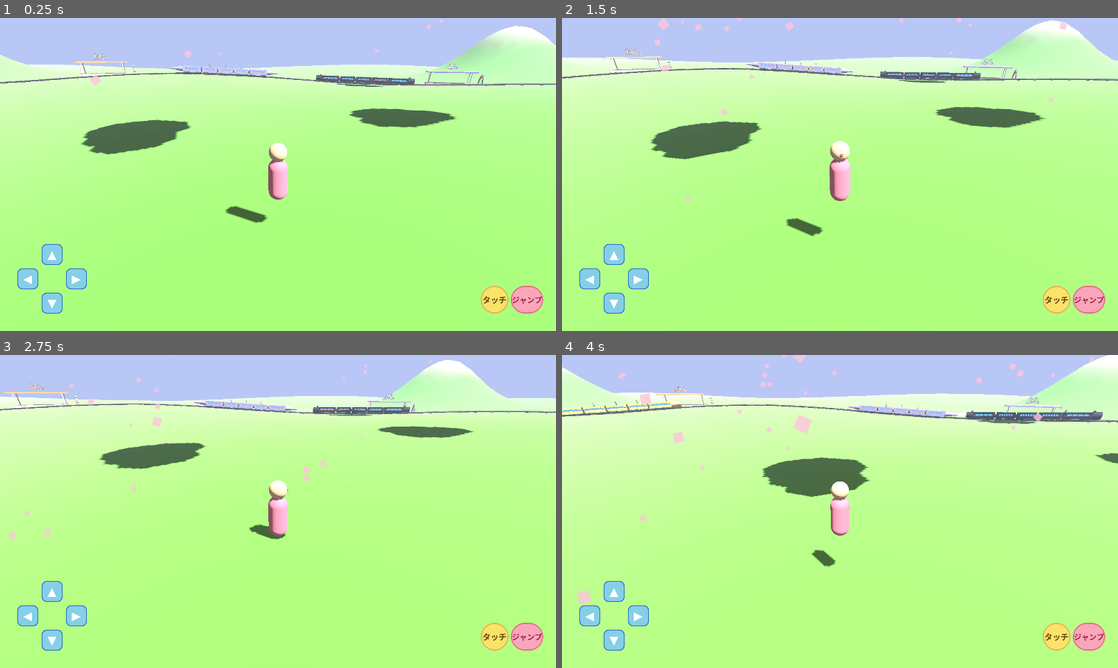
Above: before the commit, frames 1-4 (two rows, left to right).
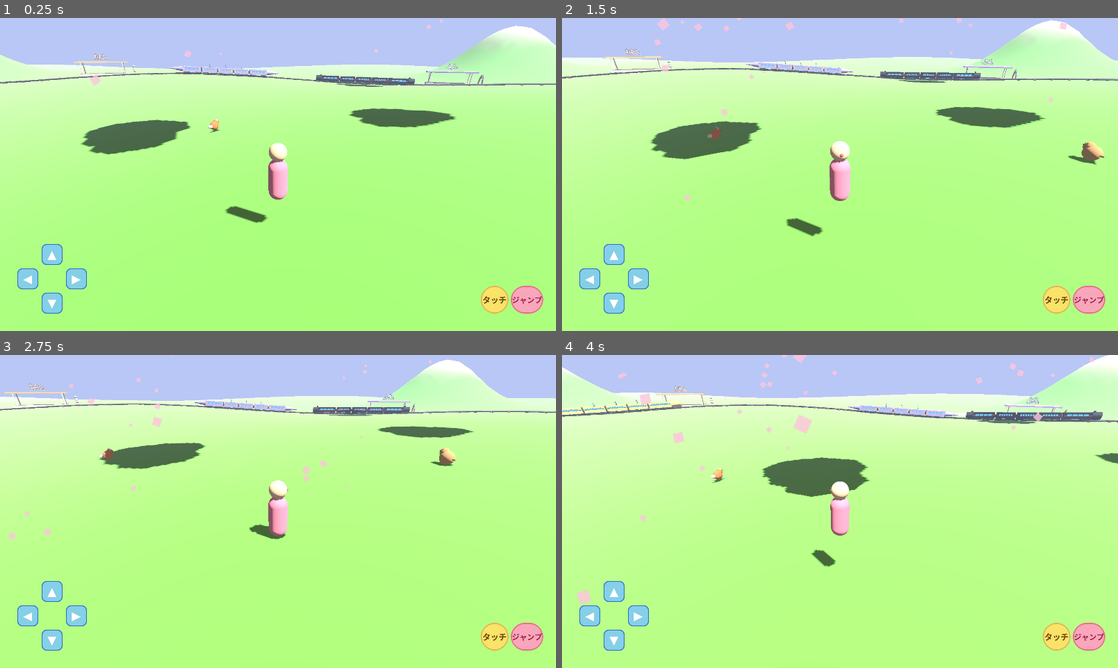
Above: after the commit, the same moments.

Repository: fanxingjudao-boop/shinkansen-world-godot
Game: Godot game, scene res://scenes/Main.tscn
Two runs of this game, one before a commit and one after it. Both use one fixed random seed, a clock stepped at 60 frames per second and the inputs below.
Inputs:
- Up to frame 1 (0.25 s): no input
- Up to frame 2 (1.5 s): tap Enter at 0.5 s; hold D (move_right) 0.53-1.28 s; tap E (interact) at 0.6, 1.35 s; tap Space (jump) at 0.77 s; hold S (move_back) from 1.28 s (still down)
- Up to frame 3 (2.75 s): tap Space (jump) at 1.52 s; release S (move_back) at 2.03 s; hold D (move_right) from 2.03 s (still down); tap Enter at 2.1 s; tap E (interact) at 2.3 s
- Up to frame 4 (4 s): release D (move_right) at 2.78 s; hold W (move_forward) 2.78-3.53 s; tap E (interact) at 2.85, 3.6 s; tap Space (jump) at 3.02, 3.77 s; hold A (move_left) from 3.53 s (still down)

The runs differ from the first frame. In frame 1, less than 0.1% of the frame differs, in the area x 37-40%, y 32-37%; in frame 2, 0.3%, in the area x 26-98%, y 34-47%; in frame 3, 0.2%; in frame 4, less than 0.1%.

Commit message:
Phase 3-2: 動物(8種)がふらふら歩く + 近づくとなかよし
- animal_data.gd / animal.gd / Animal.tscn 新規(8種の見た目をスクリプト生成)
- 簡易ステートマシンでホーム周辺をぴょこぴょこ歩行・地形追従
- animal_manager.gd: プレイヤー近接で自動なかよし→喜びジャンプ+HUD通知
- interact 不使用で乗車と競合しない。signal befriended は図鑑/カウンターの布石

Co-Authored-By: Claude Opus 4.8 (1M context) <noreply@anthropic.com>

Diff:
--- /dev/null
+++ b/resources/animal_data/buta.tres
@@ -0,0 +1,13 @@
+[gd_resource type="Resource" script_class="AnimalData" load_steps=2 format=3 uid="uid://banidata00008"]
+
+[ext_resource type="Script" path="res://scripts/entities/animal_data.gd" id="1_ad"]
+
+[resource]
+script = ExtResource("1_ad")
+display_name = "ぶた"
+slug = "buta"
+species = "pig"
+body_color = Color(1.0, 0.75, 0.8, 1)
+accent_color = Color(1.0, 0.62, 0.7, 1)
+belly_color = Color(1.0, 0.85, 0.88, 1)
+scale_factor = 1.0
--- /dev/null
+++ b/resources/animal_data/inu.tres
@@ -0,0 +1,13 @@
+[gd_resource type="Resource" script_class="AnimalData" load_steps=2 format=3 uid="uid://banidata00006"]
+
+[ext_resource type="Script" path="res://scripts/entities/animal_data.gd" id="1_ad"]
+
+[resource]
+script = ExtResource("1_ad")
+display_name = "いぬ"
+slug = "inu"
+species = "dog"
+body_color = Color(0.85, 0.68, 0.45, 1)
+accent_color = Color(0.6, 0.45, 0.28, 1)
+belly_color = Color(0.95, 0.88, 0.75, 1)
+scale_factor = 0.95
--- /dev/null
+++ b/resources/animal_data/kitsune.tres
@@ -0,0 +1,13 @@
+[gd_resource type="Resource" script_class="AnimalData" load_steps=2 format=3 uid="uid://banidata00003"]
+
+[ext_resource type="Script" path="res://scripts/entities/animal_data.gd" id="1_ad"]
+
+[resource]
+script = ExtResource("1_ad")
+display_name = "きつね"
+slug = "kitsune"
+species = "fox"
+body_color = Color(0.95, 0.55, 0.25, 1)
+accent_color = Color(1.0, 0.95, 0.9, 1)
+belly_color = Color(1.0, 0.97, 0.94, 1)
+scale_factor = 0.95
--- /dev/null
+++ b/resources/animal_data/kuma.tres
@@ -0,0 +1,13 @@
+[gd_resource type="Resource" script_class="AnimalData" load_steps=2 format=3 uid="uid://banidata00002"]
+
+[ext_resource type="Script" path="res://scripts/entities/animal_data.gd" id="1_ad"]
+
+[resource]
+script = ExtResource("1_ad")
+display_name = "くま"
+slug = "kuma"
+species = "bear"
+body_color = Color(0.65, 0.45, 0.3, 1)
+accent_color = Color(0.5, 0.34, 0.22, 1)
+belly_color = Color(0.82, 0.68, 0.52, 1)
+scale_factor = 1.25
--- /dev/null
+++ b/resources/animal_data/neko.tres
@@ -0,0 +1,13 @@
+[gd_resource type="Resource" script_class="AnimalData" load_steps=2 format=3 uid="uid://banidata00004"]
+
+[ext_resource type="Script" path="res://scripts/entities/animal_data.gd" id="1_ad"]
+
+[resource]
+script = ExtResource("1_ad")
+display_name = "ねこ"
+slug = "neko"
+species = "cat"
+body_color = Color(0.7, 0.7, 0.74, 1)
+accent_color = Color(0.55, 0.55, 0.6, 1)
+belly_color = Color(0.95, 0.95, 0.97, 1)
+scale_factor = 0.8
--- /dev/null
+++ b/resources/animal_data/panda.tres
@@ -0,0 +1,13 @@
+[gd_resource type="Resource" script_class="AnimalData" load_steps=2 format=3 uid="uid://banidata00005"]
+
+[ext_resource type="Script" path="res://scripts/entities/animal_data.gd" id="1_ad"]
+
+[resource]
+script = ExtResource("1_ad")
+display_name = "ぱんだ"
+slug = "panda"
+species = "panda"
+body_color = Color(0.97, 0.97, 0.97, 1)
+accent_color = Color(0.15, 0.15, 0.17, 1)
+belly_color = Color(1.0, 1.0, 1.0, 1)
+scale_factor = 1.1
--- /dev/null
+++ b/resources/animal_data/penguin.tres
@@ -0,0 +1,13 @@
+[gd_resource type="Resource" script_class="AnimalData" load_steps=2 format=3 uid="uid://banidata00007"]
+
+[ext_resource type="Script" path="res://scripts/entities/animal_data.gd" id="1_ad"]
+
+[resource]
+script = ExtResource("1_ad")
+display_name = "ぺんぎん"
+slug = "penguin"
+species = "penguin"
+body_color = Color(0.18, 0.2, 0.26, 1)
+accent_color = Color(1.0, 0.7, 0.2, 1)
+belly_color = Color(0.97, 0.97, 0.98, 1)
+scale_factor = 0.9
--- /dev/null
+++ b/resources/animal_data/usagi.tres
@@ -0,0 +1,13 @@
+[gd_resource type="Resource" script_class="AnimalData" load_steps=2 format=3 uid="uid://banidata00001"]
+
+[ext_resource type="Script" path="res://scripts/entities/animal_data.gd" id="1_ad"]
+
+[resource]
+script = ExtResource("1_ad")
+display_name = "うさぎ"
+slug = "usagi"
+species = "rabbit"
+body_color = Color(0.98, 0.95, 0.96, 1)
+accent_color = Color(1.0, 0.85, 0.88, 1)
+belly_color = Color(1.0, 1.0, 1.0, 1)
+scale_factor = 0.85
--- a/scenes/Main.tscn
+++ b/scenes/Main.tscn
@@ -28,6 +28,16 @@
 [ext_resource type="Resource" path="res://resources/station_data/yama.tres" id="26_yama"]
 [ext_resource type="Resource" path="res://resources/station_data/okashi.tres" id="27_okashi"]
 [ext_resource type="Resource" path="res://resources/station_data/niji.tres" id="28_niji"]
+[ext_resource type="PackedScene" path="res://scenes/entities/Animal.tscn" id="29_animal"]
+[ext_resource type="Script" path="res://scripts/world/animal_manager.gd" id="29b_animgr"]
+[ext_resource type="Resource" path="res://resources/animal_data/usagi.tres" id="30_usagi"]
+[ext_resource type="Resource" path="res://resources/animal_data/kuma.tres" id="31_kuma"]
+[ext_resource type="Resource" path="res://resources/animal_data/kitsune.tres" id="32_kitsune"]
+[ext_resource type="Resource" path="res://resources/animal_data/neko.tres" id="33_neko"]
+[ext_resource type="Resource" path="res://resources/animal_data/panda.tres" id="34_panda"]
+[ext_resource type="Resource" path="res://resources/animal_data/inu.tres" id="35_inu"]
+[ext_resource type="Resource" path="res://resources/animal_data/penguin.tres" id="36_penguin"]
+[ext_resource type="Resource" path="res://resources/animal_data/buta.tres" id="37_buta"]
 
 [sub_resource type="Environment" id="Environment_main"]
 background_mode = 1
@@ -120,6 +130,43 @@
 [node name="Niji" parent="Stations" instance=ExtResource("22_station")]
 station_data = ExtResource("28_niji")
 
+[node name="Animals" type="Node3D" parent="."]
+script = ExtResource("29b_animgr")
+player_path = NodePath("../Player")
+hud_path = NodePath("../UI/TouchHUD")
+
+[node name="Usagi" parent="Animals" instance=ExtResource("29_animal")]
+transform = Transform3D(1, 0, 0, 0, 1, 0, 0, 0, 1, 8, 5, 12)
+animal_data = ExtResource("30_usagi")
+
+[node name="Kuma" parent="Animals" instance=ExtResource("29_animal")]
+transform = Transform3D(1, 0, 0, 0, 1, 0, 0, 0, 1, -30, 5, -10)
+animal_data = ExtResource("31_kuma")
+
+[node name="Kitsune" parent="Animals" instance=ExtResource("29_animal")]
+transform = Transform3D(1, 0, 0, 0, 1, 0, 0, 0, 1, -6, 5, -16)
+animal_data = ExtResource("32_kitsune")
+
+[node name="Neko" parent="Animals" instance=ExtResource("29_animal")]
+transform = Transform3D(1, 0, 0, 0, 1, 0, 0, 0, 1, -12, 5, 8)
+animal_data = ExtResource("33_neko")
+
+[node name="Panda" parent="Animals" instance=ExtResource("29_animal")]
+transform = Transform3D(1, 0, 0, 0, 1, 0, 0, 0, 1, -24, 5, 22)
+animal_data = ExtResource("34_panda")
+
+[node name="Inu" parent="Animals" instance=ExtResource("29_animal")]
+transform = Transform3D(1, 0, 0, 0, 1, 0, 0, 0, 1, 18, 5, -6)
+animal_data = ExtResource("35_inu")
+
+[node name="Penguin" parent="Animals" instance=ExtResource("29_animal")]
+transform = Transform3D(1, 0, 0, 0, 1, 0, 0, 0, 1, 12, 5, 32)
+animal_data = ExtResource("36_penguin")
+
+[node name="Buta" parent="Animals" instance=ExtResource("29_animal")]
+transform = Transform3D(1, 0, 0, 0, 1, 0, 0, 0, 1, 28, 5, 18)
+animal_data = ExtResource("37_buta")
+
 [node name="Clouds" parent="." instance=ExtResource("8_clouds")]
 
 [node name="Stars" parent="." instance=ExtResource("9_stars")]
--- /dev/null
+++ b/scenes/entities/Animal.tscn
@@ -0,0 +1,6 @@
+[gd_scene format=3 uid="uid://banimal000001"]
+
+[ext_resource type="Script" path="res://scripts/entities/animal.gd" id="1_animal"]
+
+[node name="Animal" type="Node3D"]
+script = ExtResource("1_animal")
--- a/scripts/dev/auto_capture.gd
+++ b/scripts/dev/auto_capture.gd
@@ -10,8 +10,8 @@
 # 視点モード:
 #   PLAYER / BIRD / SIDE
 
-enum ViewMode { PLAYER, BIRD, SIDE, LAKE, TRAIN_CLOSE, STATION }
-enum CaptureMode { SINGLE, FOUR_TIMES, AUTO_RIDE }
+enum ViewMode { PLAYER, BIRD, SIDE, LAKE, TRAIN_CLOSE, STATION, ANIMAL }
+enum CaptureMode { SINGLE, FOUR_TIMES, AUTO_RIDE, AUTO_BEFRIEND }
 
 const DELAY_SEC: float = 2.0
 const VIEW: ViewMode = ViewMode.PLAYER
@@ -33,7 +33,24 @@
 			await _capture_four_times()
 		CaptureMode.AUTO_RIDE:
 			await _capture_ride()
+		CaptureMode.AUTO_BEFRIEND:
+			await _capture_befriend()
 	get_tree().quit()
+
+
+# なかよし検証: プレイヤーをうさぎの隣にテレポートし、AnimalManager の
+# 近接検知 → なかよし成立 → HUD 通知 を撮る。
+func _capture_befriend() -> void:
+	var player := get_tree().root.find_child("Player", true, false) as Node3D
+	var usagi := get_tree().root.find_child("Usagi", true, false) as Node3D
+	if player == null or usagi == null:
+		print("[AutoCapture] Player/Usagi not found, falling back to single")
+		await _save_screenshot(SCREENSHOT_PATH)
+		return
+	player.global_position = usagi.global_position + Vector3(2.0, 0.0, 0.0)
+	await get_tree().process_frame  # AnimalManager が近接検知して befriend
+	await get_tree().create_timer(0.4).timeout  # 通知のフェードイン + 喜びジャンプ
+	await _save_screenshot("user://screenshot_befriend.png")
 
 
 # 乗車システムの検証: 本物の RideController._do_board / _do_alight を呼んで
@@ -119,4 +136,9 @@
 		cam.global_position = Vector3(116, 8, 15)
 		cam.look_at(Vector3(104, 3, 2))
 		cam.fov = 58.0
+	elif VIEW == ViewMode.ANIMAL:
+		# うさぎ(home 8,12 付近)に寄って造形を確認
+		cam.global_position = Vector3(12, 3.5, 3)
+		cam.look_at(Vector3(7, 1.2, 13))
+		cam.fov = 50.0
 	print("[AutoCapture] debug camera applied: ", VIEW, " pos=", cam.global_position)
--- /dev/null
+++ b/scripts/entities/animal.gd
@@ -0,0 +1,285 @@
+extends Node3D
+
+# 動物 NPC。animal_data に応じて見た目を組み立て、ホーム周辺をふらふら歩き回る。
+# - 見た目は species ごとにスクリプト生成(体+頭+目+耳/鼻/しっぽ)。丸っこいデフォルメ
+# - 簡易ステートマシン(IDLE ⇄ WALK)でホーム半径内をぴょこぴょこ移動
+# - 地形高さに追従(衝突なし=子供向けにすり抜けOK)
+# - なかよし(タッチ)は competition 調停が要るため別ステップ。今は歩くだけ
+
+const AnimalData = preload("res://scripts/entities/animal_data.gd")
+const TerrainHeight = preload("res://scripts/world/terrain_height.gd")
+
+@export var animal_data: AnimalData
+
+const SPEED: float = 1.4
+const WANDER_RADIUS: float = 8.0
+const TURN_SPEED: float = 5.0
+const BOUNCE_AMP: float = 0.12
+const BOUNCE_FREQ: float = 8.0
+
+enum St { IDLE, WALK }
+
+var _state: int = St.IDLE
+var _state_timer: float = 0.0
+var _heading: float = 0.0          # 進行方向(yaw, ラジアン)
+var _home: Vector2 = Vector2.ZERO
+var _visual: Node3D
+var _bounce_phase: float = 0.0
+var _base_visual_y: float = 0.0
+var _befriended: bool = false
+var _celebrating: bool = false
+
+
+func _ready() -> void:
+	if animal_data == null:
+		push_warning("[Animal] animal_data が未設定")
+		return
+	_home = Vector2(global_position.x, global_position.z)
+	_visual = Node3D.new()
+	add_child(_visual)
+	_visual.scale = Vector3.ONE * animal_data.scale_factor
+	_build_visual()
+	_base_visual_y = 0.0
+	_settle_y()
+	_pick_new_state()
+
+
+func _process(delta: float) -> void:
+	if animal_data == null:
+		return
+	if _celebrating:
+		return  # なかよしの喜びジャンプ中は移動・バウンスを止める
+	_state_timer -= delta
+	if _state_timer <= 0.0:
+		_pick_new_state()
+
+	if _state == St.WALK:
+		var dir := Vector3(sin(_heading), 0.0, cos(_heading))
+		var next := global_position + dir * SPEED * delta
+		# ホームから離れすぎたら向きをホームへ寄せる
+		var from_home := Vector2(next.x, next.z) - _home
+		if from_home.length() > WANDER_RADIUS:
+			_heading = atan2(_home.x - global_position.x, _home.y - global_position.z)
+		global_position.x = next.x
+		global_position.z = next.z
+		_settle_y()
+		# 進行方向へ滑らかに向く
+		rotation.y = lerp_angle(rotation.y, _heading, TURN_SPEED * delta)
+		# ぴょこぴょこ
+		_bounce_phase += delta * BOUNCE_FREQ
+		_visual.position.y = _base_visual_y + abs(sin(_bounce_phase)) * BOUNCE_AMP
+	else:
+		_visual.position.y = lerp(_visual.position.y, _base_visual_y, clamp(8.0 * delta, 0.0, 1.0))
+
+
+# === なかよし(AnimalManager から呼ばれる) ===
+
+func is_befriended() -> bool:
+	return _befriended
+
+func get_display_name() -> String:
+	return animal_data.display_name if animal_data else ""
+
+# なかよし成立: 立ち止まってぴょんと喜ぶ
+func befriend() -> void:
+	if _befriended:
+		return
+	_befriended = true
+	_state = St.IDLE
+	_celebrating = true
+	var tw := create_tween()
+	tw.tween_property(_visual, "position:y", _base_visual_y + 0.7, 0.22) \
+		.set_trans(Tween.TRANS_BACK).set_ease(Tween.EASE_OUT)
+	tw.tween_property(_visual, "position:y", _base_visual_y, 0.32) \
+		.set_trans(Tween.TRANS_BOUNCE).set_ease(Tween.EASE_OUT)
+	tw.tween_callback(func() -> void: _celebrating = false)
+
+
+# === AI(ロジック層に近い簡易ステートマシン) ===
+
+func _pick_new_state() -> void:
+	if _state == St.WALK:
+		_state = St.IDLE
+		_state_timer = randf_range(1.0, 2.5)
+	else:
+		_state = St.WALK
+		_state_timer = randf_range(1.5, 3.5)
+		_heading = randf_range(0.0, TAU)
+
+
+func _settle_y() -> void:
+	global_position.y = TerrainHeight.compute_height(global_position.x, global_position.z)
+
+
+# === 見た目構築(Godot 操作層) ===
+
+func _build_visual() -> void:
+	var body_c := animal_data.body_color
+	var accent_c := animal_data.accent_color
+	var belly_c := animal_data.belly_color
+
+	# 体(少し縦長の球)
+	var body := _ball(0.42, body_c, 0.85)
+	body.scale = Vector3(1.0, 1.05, 1.15)
+	body.position = Vector3(0, 0.42, 0)
+	_visual.add_child(body)
+
+	# おなか(前面の明るい色)
+	var belly := _ball(0.3, belly_c, 0.85)
+	belly.scale = Vector3(0.9, 1.0, 0.7)
+	belly.position = Vector3(0, 0.38, -0.22)
+	_visual.add_child(belly)
+
+	# 頭(前上)
+	var head_y := 0.72
+	var head_z := -0.28
+	var head := _ball(0.3, body_c, 0.85)
+	head.position = Vector3(0, head_y, head_z)
+	_visual.add_child(head)
+
+	# 目(共通)
+	for sx in [-1.0, 1.0]:
+		var eye := _ball(0.055, Color(0.08, 0.06, 0.05), 0.4, true)
+		eye.position = Vector3(sx * 0.12, head_y + 0.05, head_z - 0.24)
+		_visual.add_child(eye)
+
+	_build_species_parts(head_y, head_z, accent_c, body_c, belly_c)
+
+
+func _build_species_parts(head_y: float, head_z: float, accent_c: Color, body_c: Color, belly_c: Color) -> void:
+	match animal_data.species:
+		"rabbit":
+			for sx in [-1.0, 1.0]:
+				var ear := _box(Vector3(0.1, 0.42, 0.06), accent_c)
+				ear.position = Vector3(sx * 0.12, head_y + 0.42, head_z + 0.02)
+				ear.rotate_x(-0.2)
+				_visual.add_child(ear)
+			_add_tail(_ball(0.16, accent_c, 0.9))
+		"bear":
+			for sx in [-1.0, 1.0]:
+				var ear := _ball(0.13, body_c, 0.85)
+				ear.position = Vector3(sx * 0.2, head_y + 0.26, head_z)
+				_visual.add_child(ear)
+			_add_nose(head_y, head_z, Color(0.2, 0.13, 0.1))
+		"fox":
+			for sx in [-1.0, 1.0]:
+				var ear := _cone(0.1, 0.3, accent_c)
+				ear.position = Vector3(sx * 0.16, head_y + 0.28, head_z)
+				_visual.add_child(ear)
+			var tail := _ball(0.2, accent_c, 0.9)
+			tail.scale = Vector3(0.9, 0.9, 1.6)
+			_add_tail(tail)
+		"cat":
+			for sx in [-1.0, 1.0]:
+				var ear := _cone(0.09, 0.2, body_c)
+				ear.position = Vector3(sx * 0.15, head_y + 0.24, head_z)
+				_visual.add_child(ear)
+			var tail := _box(Vector3(0.08, 0.08, 0.5), body_c)
+			tail.position = Vector3(0, 0.5, 0.45)
+			tail.rotate_x(-0.6)
+			_visual.add_child(tail)
+		"panda":
+			for sx in [-1.0, 1.0]:
+				var ear := _ball(0.12, accent_c, 0.85)
+				ear.position = Vector3(sx * 0.2, head_y + 0.26, head_z)
+				_visual.add_child(ear)
+			# 目の周りの黒(パッチ)
+			for sx in [-1.0, 1.0]:
+				var patch := _ball(0.1, accent_c, 0.7)
+				patch.scale = Vector3(0.9, 1.2, 0.5)
+				patch.position = Vector3(sx * 0.12, head_y + 0.04, head_z - 0.2)
+				_visual.add_child(patch)
+		"dog":
+			for sx in [-1.0, 1.0]:
+				var ear := _box(Vector3(0.09, 0.26, 0.05), accent_c)
+				ear.position = Vector3(sx * 0.22, head_y + 0.1, head_z)
+				ear.rotate_z(sx * 0.3)
+				_visual.add_child(ear)
+			_add_nose(head_y, head_z, Color(0.15, 0.1, 0.08))
+			_add_tail(_box(Vector3(0.08, 0.08, 0.34), body_c))
+		"penguin":
+			# くちばし
+			var beak := _cone(0.08, 0.18, Color(1.0, 0.7, 0.2))
+			beak.position = Vector3(0, head_y, head_z - 0.28)
+			beak.rotate_x(PI * 0.5)
+			_visual.add_child(beak)
+			# 羽(両脇)
+			for sx in [-1.0, 1.0]:
+				var wing := _box(Vector3(0.08, 0.34, 0.18), body_c)
+				wing.position = Vector3(sx * 0.42, 0.42, 0)
+				wing.rotate_z(sx * 0.25)
+				_visual.add_child(wing)
+		"pig":
+			for sx in [-1.0, 1.0]:
+				var ear := _cone(0.08, 0.16, accent_c)
+				ear.position = Vector3(sx * 0.16, head_y + 0.24, head_z + 0.05)
+				ear.rotate_x(0.3)
+				_visual.add_child(ear)
+			# 丸い鼻
+			var snout := _cyl(0.12, 0.1, accent_c)
+			snout.position = Vector3(0, head_y, head_z - 0.28)
+			snout.rotate_x(PI * 0.5)
+			_visual.add_child(snout)
+			# くるんとした尾
+			_add_tail(_ball(0.1, accent_c, 0.85))
+		_:
+			pass
+
+
+func _add_tail(tail: MeshInstance3D) -> void:
+	tail.position = Vector3(0, 0.42, 0.5)
+	_visual.add_child(tail)
+
+
+func _add_nose(head_y: float, head_z: float, c: Color) -> void:
+	var nose := _ball(0.07, c, 0.5)
+	nose.position = Vector3(0, head_y - 0.02, head_z - 0.26)
+	_visual.add_child(nose)
+
+
+# === メッシュヘルパー ===
+
+func _ball(radius: float, color: Color, rough: float, unshaded: bool = false) -> MeshInstance3D:
+	var s := SphereMesh.new()
+	s.radius = radius
+	s.height = radius * 2.0
+	s.radial_segments = 12
+	s.rings = 8
+	return _mi(s, color, rough, unshaded)
+
+
+func _box(size: Vector3, color: Color) -> MeshInstance3D:
+	var b := BoxMesh.new()
+	b.size = size
+	return _mi(b, color, 0.85, false)
+
+
+func _cone(bottom_r: float, height: float, color: Color) -> MeshInstance3D:
+	var c := CylinderMesh.new()
+	c.top_radius = 0.0
+	c.bottom_radius = bottom_r
+	c.height = height
+	c.radial_segments = 10
+	return _mi(c, color, 0.85, false)
+
+
+func _cyl(radius: float, height: float, color: Color) -> MeshInstance3D:
+	var c := CylinderMesh.new()
+	c.top_radius = radius
+	c.bottom_radius = radius
+	c.height = height
+	c.radial_segments = 12
+	return _mi(c, color, 0.7, false)
+
+
+func _mi(mesh: Mesh, color: Color, rough: float, unshaded: bool) -> MeshInstance3D:
+	var mat := StandardMaterial3D.new()
+	mat.albedo_color = color
+	mat.roughness = rough
+	mat.metallic = 0.0
+	if unshaded:
+		mat.shading_mode = BaseMaterial3D.SHADING_MODE_UNSHADED
+	var mi := MeshInstance3D.new()
+	mi.mesh = mesh
+	mi.material_override = mat
+	return mi
--- /dev/null
+++ b/scripts/entities/animal_data.gd
@@ -0,0 +1,27 @@
+class_name AnimalData
+extends Resource
+
+# 動物の名前・見た目・種類を定義する Resource。
+# 8 種それぞれ .tres ファイルとして resources/animal_data/ に置く。
+# 新しい動物の追加は .tres を 1 つ作るだけ(TrainData / StationData と同じデータ駆動)。
+
+# 名前(ひらがな、なかよし通知・図鑑用)
+@export var display_name: String = ""
+
+# 内部識別子(英数字)
+@export var slug: String = ""
+
+# 見た目の種類: "rabbit" / "bear" / "fox" / "cat" / "panda" / "dog" / "penguin" / "pig"
+@export var species: String = "rabbit"
+
+# 体のメインカラー
+@export var body_color: Color = Color.WHITE
+
+# 耳・しっぽなどのアクセント色
+@export var accent_color: Color = Color(0.9, 0.9, 0.9)
+
+# おなか・顔まわりの色
+@export var belly_color: Color = Color(1.0, 1.0, 1.0)
+
+# 全体の大きさ倍率(くまは大きめ、ねこは小さめ等)
+@export var scale_factor: float = 1.0
--- /dev/null
+++ b/scripts/world/animal_manager.gd
@@ -0,0 +1,44 @@
+extends Node3D
+
+# 動物たちの「なかよし」を統括する。Animals ノードに付ける。
+# - プレイヤーが動物に近づいたら自動でなかよし成立(タッチ不要=3歳児にやさしい)
+# - interact を使わないので乗車システム(ride_controller)と競合しない
+# - なかよし成立で動物が喜び、HUD に「○○と なかよし!」通知
+# - なかよし数は signal で公開(将来の HUD カウンター / 図鑑用)
+
+const Animal = preload("res://scripts/entities/animal.gd")
+const TouchHud = preload("res://scripts/ui/touch_hud.gd")
+
+const BEFRIEND_RANGE: float = 3.0
+
+@export var player_path: NodePath
+@export var hud_path: NodePath
+
+signal befriended(display_name: String, total: int)
+
+var _player: Node3D
+var _hud: TouchHud
+var _count: int = 0
+
+
+func _ready() -> void:
+	_player = get_node_or_null(player_path) as Node3D
+	_hud = get_node_or_null(hud_path) as TouchHud
+	if _player == null:
+		push_warning("[AnimalManager] player_path が未解決")
+
+
+func _process(_delta: float) -> void:
+	if _player == null:
+		return
+	var pp: Vector3 = _player.global_position
+	for child in get_children():
+		var a := child as Animal
+		if a == null or a.is_befriended():
+			continue
+		if a.global_position.distance_to(pp) < BEFRIEND_RANGE:
+			a.befriend()
+			_count += 1
+			if _hud:
+				_hud.show_notice("%sと なかよし!" % a.get_display_name())
+			befriended.emit(a.get_display_name(), _count)
Not shown: 1 places in scenes/Main.tscn that only renumber resources
Not shown, added: scripts/entities/animal.gd.uid
Not shown, added: scripts/entities/animal_data.gd.uid
Not shown, changed: changelog.md
Not shown, changed: docs/HANDOFF.md
